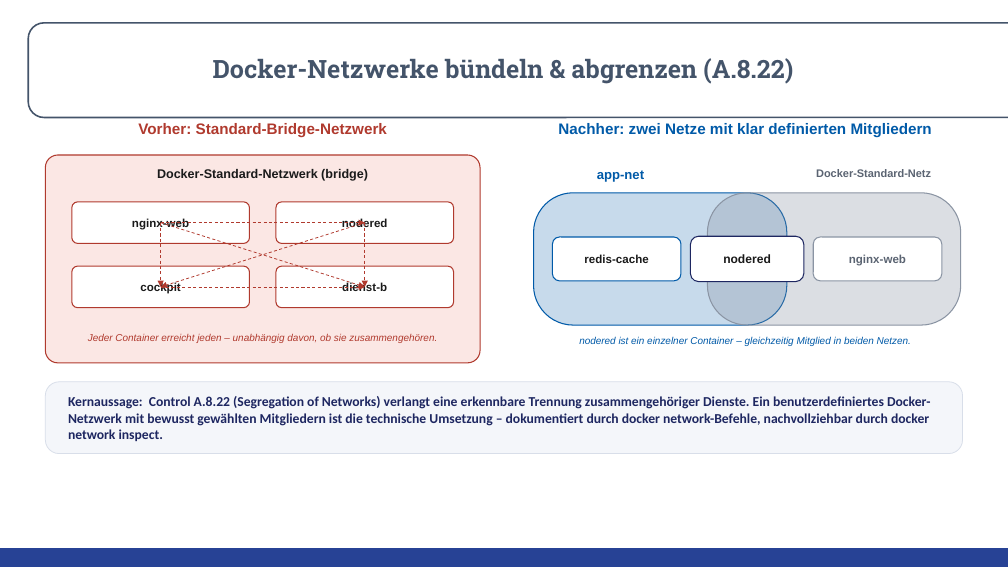
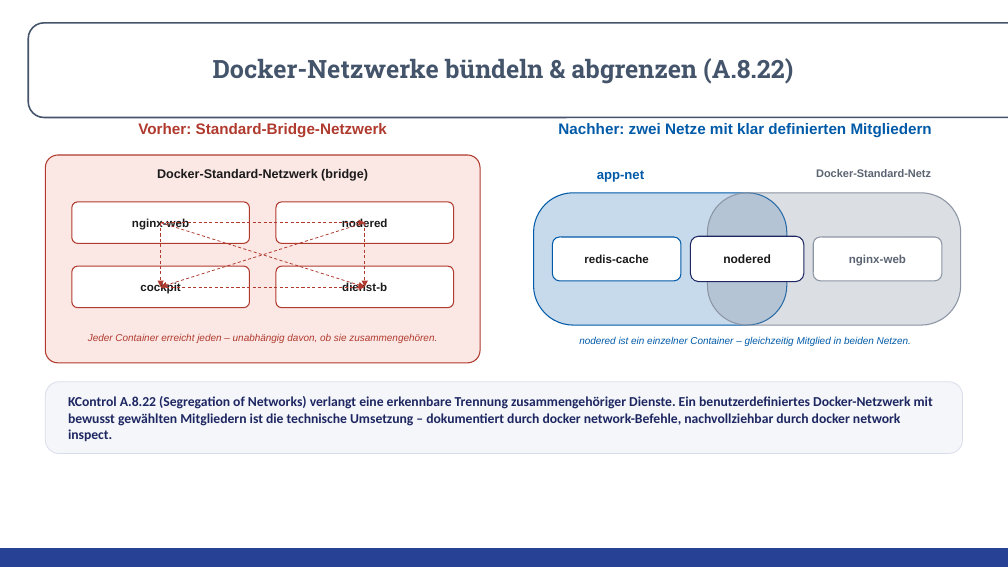
Before and after one commit to LK-Reichl-F/06120_IT-Infrastruktur_mit_freier_Software_bereitstellen, a slide deck: slide 3 of Präsentationen/Lab_07_Folien.pptx. Drawn at 1008x567 pixels with LibreOffice and Linux fonts; fonts in the diff are those of the drawing; background and template pictures are left out. Boxes give left, top, right and bottom in pixels: in the first picture for what was removed or moved away, otherwise in the second. Text is boxed around its words. In the diff, an @@ line names an element or a change of style, - is before the commit and + after.

```diff
--- a/Präsentationen/Lab_07_Folien.pptx
+++ b/Präsentationen/Lab_07_Folien.pptx
@@ text at (68,396,933,441): text changed @@
-Kernaussage: Control A.8.22 (Segregation of Networks) verlangt eine erkennbare Trennung zusammengehöriger Dienste. Ein benutzerdefiniertes Docker-Netzwerk mit bewusst gewählten Mitgliedern ist die technische Umsetzung – dokumentiert durch docker network-Befehle, nachvollziehbar durch docker network inspect.
+KControl A.8.22 (Segregation of Networks) verlangt eine erkennbare Trennung zusammengehöriger Dienste. Ein benutzerdefiniertes Docker-Netzwerk mit bewusst gewählten Mitgliedern ist die technische Umsetzung – dokumentiert durch docker network-Befehle, nachvollziehbar durch docker network inspect.
```
Also in this commit, not shown: 6 other slides changed.
